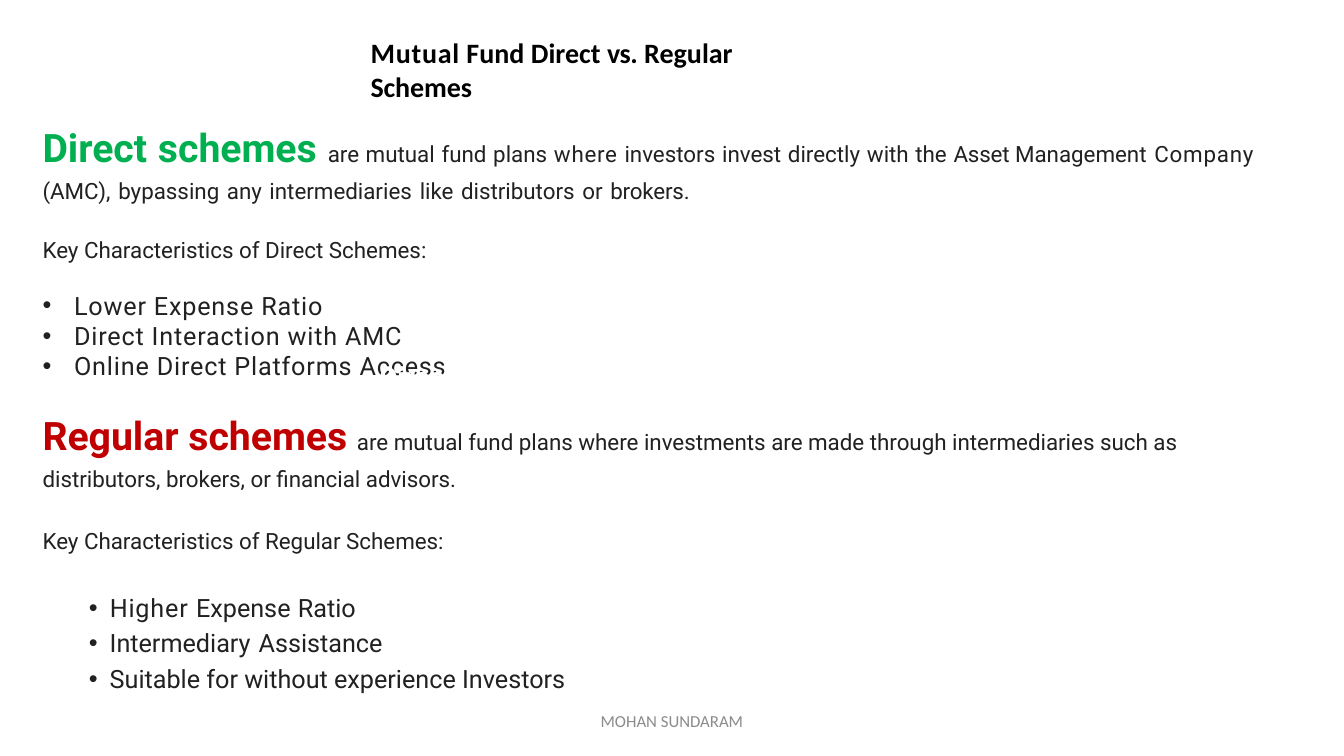
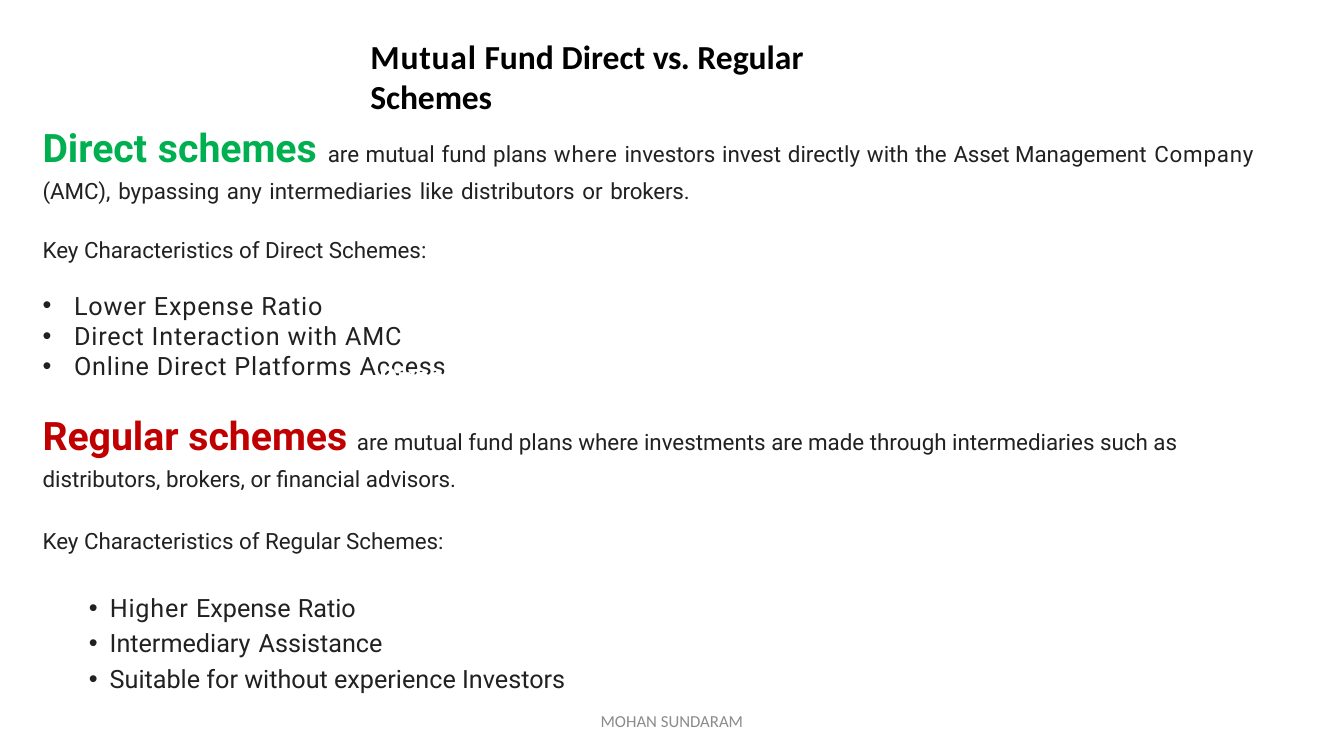
Before and after one commit to mohan4295work/Doc, a slide deck: slide 5 of Mutual Fund.pptx (slide 4 before the commit). Drawn at 1344x756 pixels with LibreOffice and Linux fonts; fonts in the diff are those of the drawing. Boxes give left, top, right and bottom in pixels: in the first picture for what was removed or moved away, otherwise in the second. Text is boxed around its words. In the diff, an @@ line names an element or a change of style, - is before the commit and + after.

Commit message:
Mutual Fund PPT
Mutual Fund

```diff
--- a/Mutual Fund.pptx
+++ b/Mutual Fund.pptx
@@ text "Mutual Fund Direct vs. Regular ..." at [370,45,803,110]: size 20 to 24 pt @@
```
Also in this commit, not shown: 7 other slides changed, 1 slide added.
